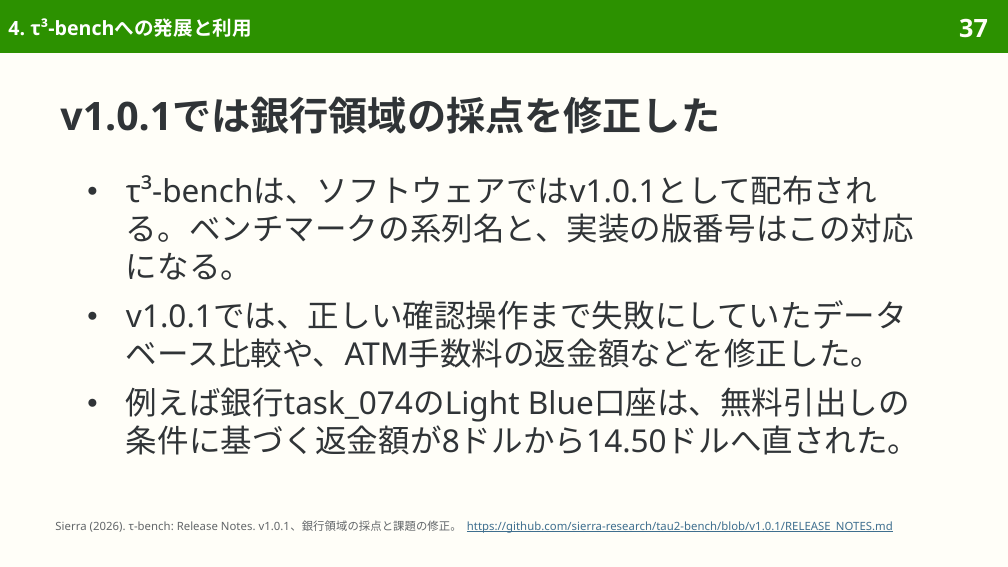
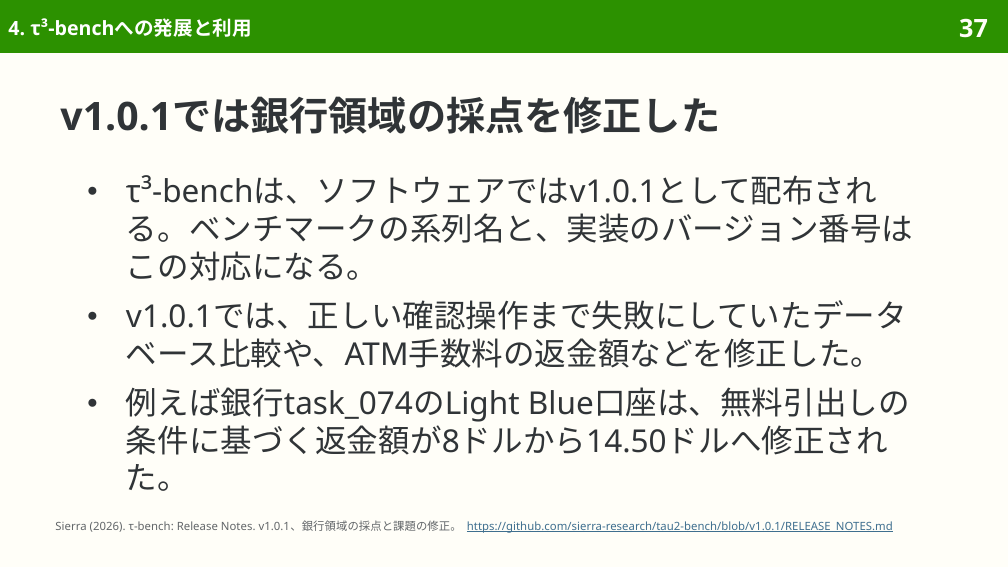
Before and after one commit to sasakiy84/datasets-in-10-minutes, a slide deck: slide 37 of slides/datasets-in-10-minutes-tau2-bench.pptx. Drawn at 1008x567 pixels with LibreOffice and Linux fonts; fonts in the diff are those of the drawing. Boxes give left, top, right and bottom in pixels: in the first picture for what was removed or moved away, otherwise in the second. Text is boxed around its words. In the diff, an @@ line names an element or a change of style, - is before the commit and + after.

```diff
--- a/slides/datasets-in-10-minutes-tau2-bench.pptx
+++ b/slides/datasets-in-10-minutes-tau2-bench.pptx
@@ text at box(126, 175, 913, 281): text changed @@
-● τ³-benchは、ソフトウェアではv1.0.1として配布される。ベンチマークの系列名と、実装の版番号はこの対応になる。
+● τ³-benchは、ソフトウェアではv1.0.1として配布される。ベンチマークの系列名と、実装のバージョン番号はこの対応になる。
@@ text at box(126, 387, 910, 491): text changed @@
-● 例えば銀行task_074のLight Blue口座は、無料引出しの条件に基づく返金額が8ドルから14.50ドルへ直された。
+● 例えば銀行task_074のLight Blue口座は、無料引出しの条件に基づく返金額が8ドルから14.50ドルへ修正された。
```
Also in this commit, not shown: 11 other slides changed, 7 other files.
